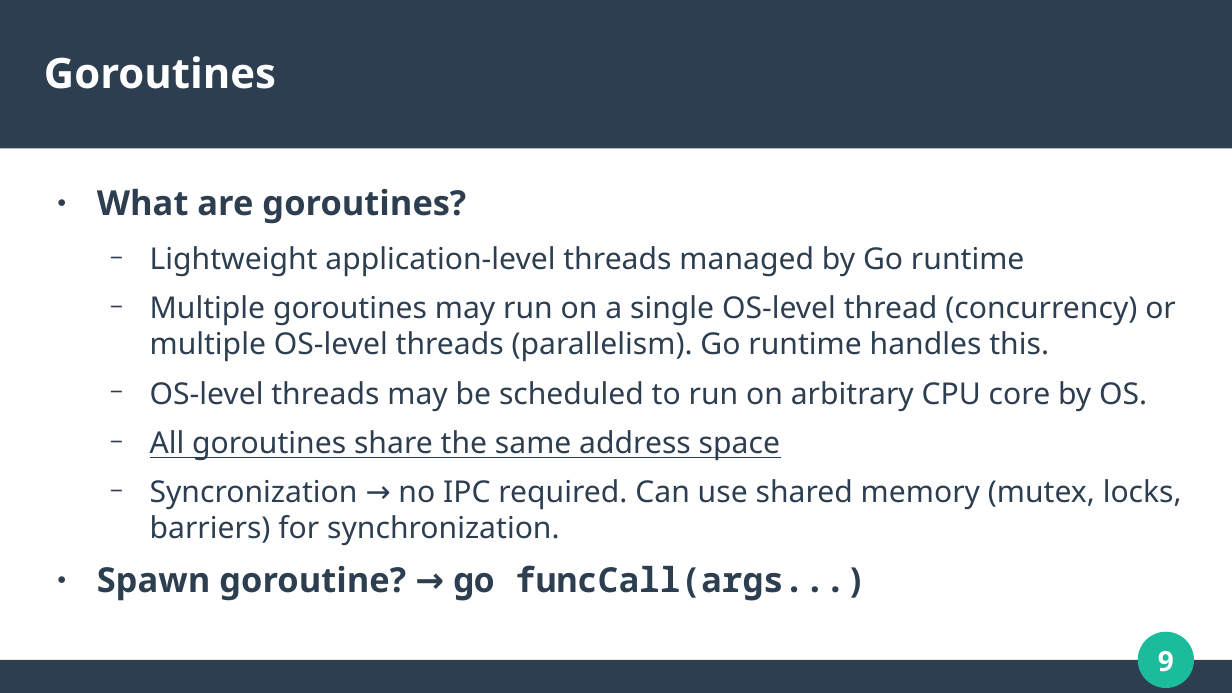
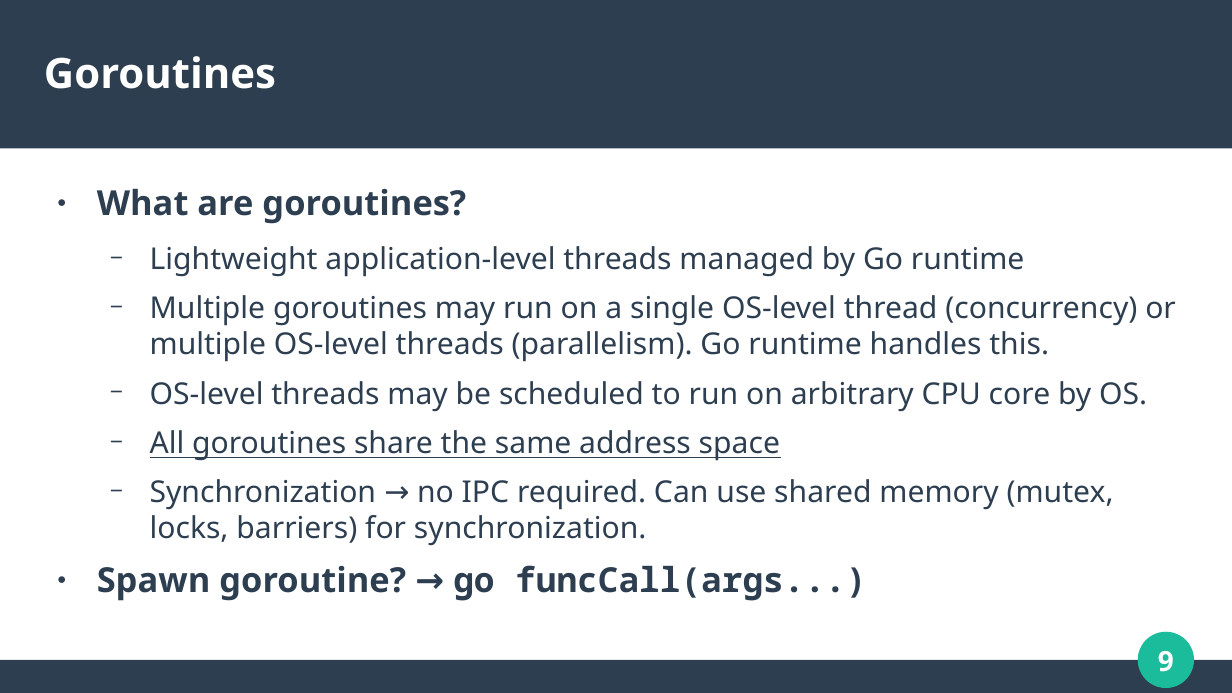
Before and after one commit to calvincramer/golang-training-3-completed, a slide deck: slide 9 of presentation-3.odp. Drawn at 1232x693 pixels with LibreOffice and Linux fonts; fonts in the diff are those of the drawing. Boxes give left, top, right and bottom in pixels: in the first picture for what was removed or moved away, otherwise in the second. Text is boxed around its words. In the diff, an @@ line names an element or a change of style, - is before the commit and + after.

Commit message:
minor updates to presentation

```diff
--- a/presentation-3.odp
+++ b/presentation-3.odp
@@ text at box(150, 479, 1114, 546): text changed @@
-  − Syncronization → no IPC required. Can use shared memory (mutex, locks, barriers) for synchronization.
+  − Synchronization → no IPC required. Can use shared memory (mutex, locks, barriers) for synchronization.
```
Also in this commit, not shown: 3 other slides changed, 1 other file.
